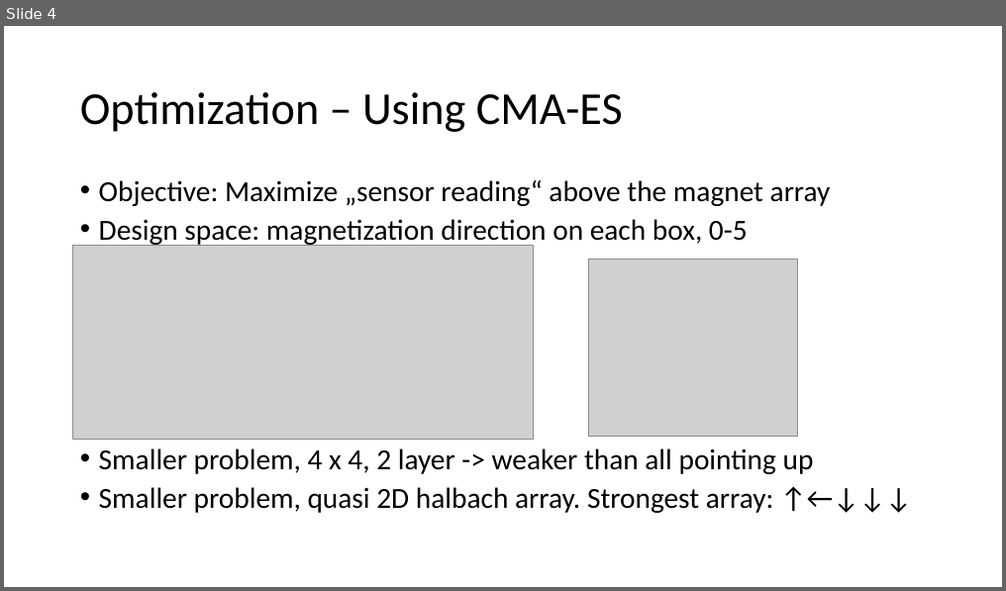
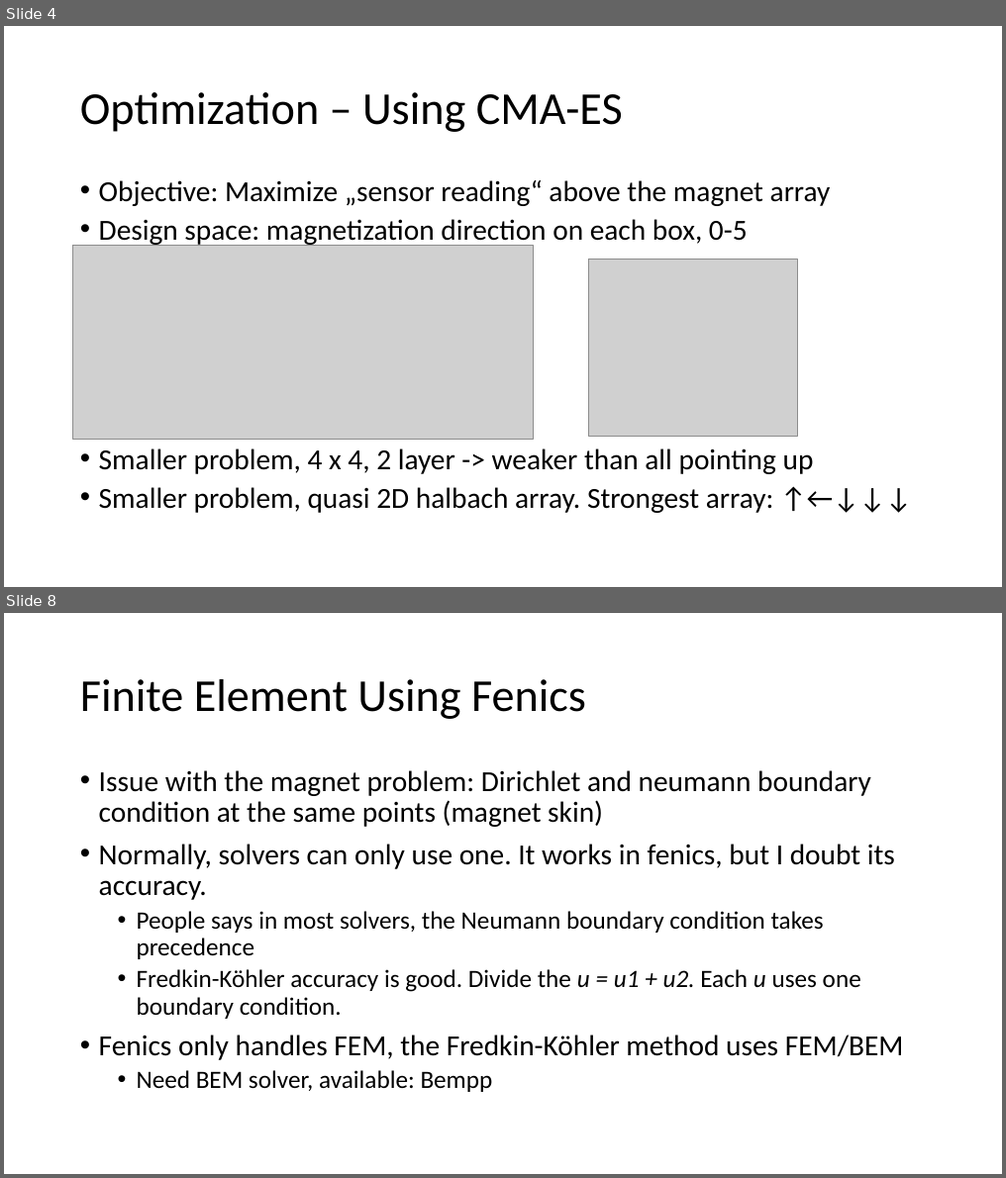
Before and after one commit to dots26/magnet, a slide deck: cedric_12jan.pptx. Shown one above the other, each under a label of ours: slide 4 before the commit, slides 4 and 8 after it; the slides between them are not shown. The pictures are 1006x591 and 1006x1178 pixels, drawn with LibreOffice and Linux fonts; fonts in the diff are those of the drawing; grey boxes stand for pictures. Boxes give left, top, right and bottom in pixels: in the first picture for what was removed or moved away, otherwise in the second. Text is boxed around its words. In the diff, an @@ line names an element or a change of style, - is before the commit and + after.

```diff
--- a/cedric_12jan.pptx
+++ b/cedric_12jan.pptx
@@ slide 8 added at (x1=4, y1=613, x2=1002, y2=1174), background #FFFFFF @@
@@ title added at (x1=80, y1=679, x2=586, y2=719), 44 pt, text #000000 @@
+Finite Element Using Fenics
@@ text added at (x1=99, y1=770, x2=904, y2=1092), 28 pt, text #000000 @@
+• Issue with the magnet problem: Dirichlet and neumann boundary condition at the same points (magnet skin)
+• Normally, solvers can only use one. It works in fenics, but I doubt its accuracy.
+  • People says in most solvers, the Neumann boundary condition takes precedence
+  • Fredkin-Köhler accuracy is good. Divide the u = u1 + u2. Each u uses one boundary condition.
+• Fenics only handles FEM, the Fredkin-Köhler method uses FEM/BEM
+  • Need BEM solver, available: Bempp
```
Also in this commit, not shown: 3 slides changed, 2 other slides added, 8 other files.
